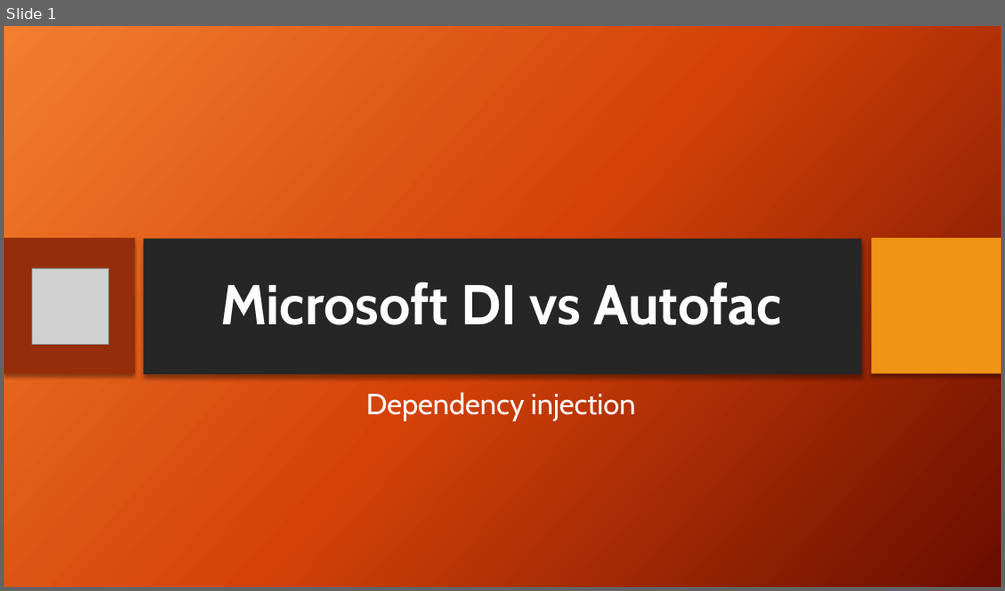
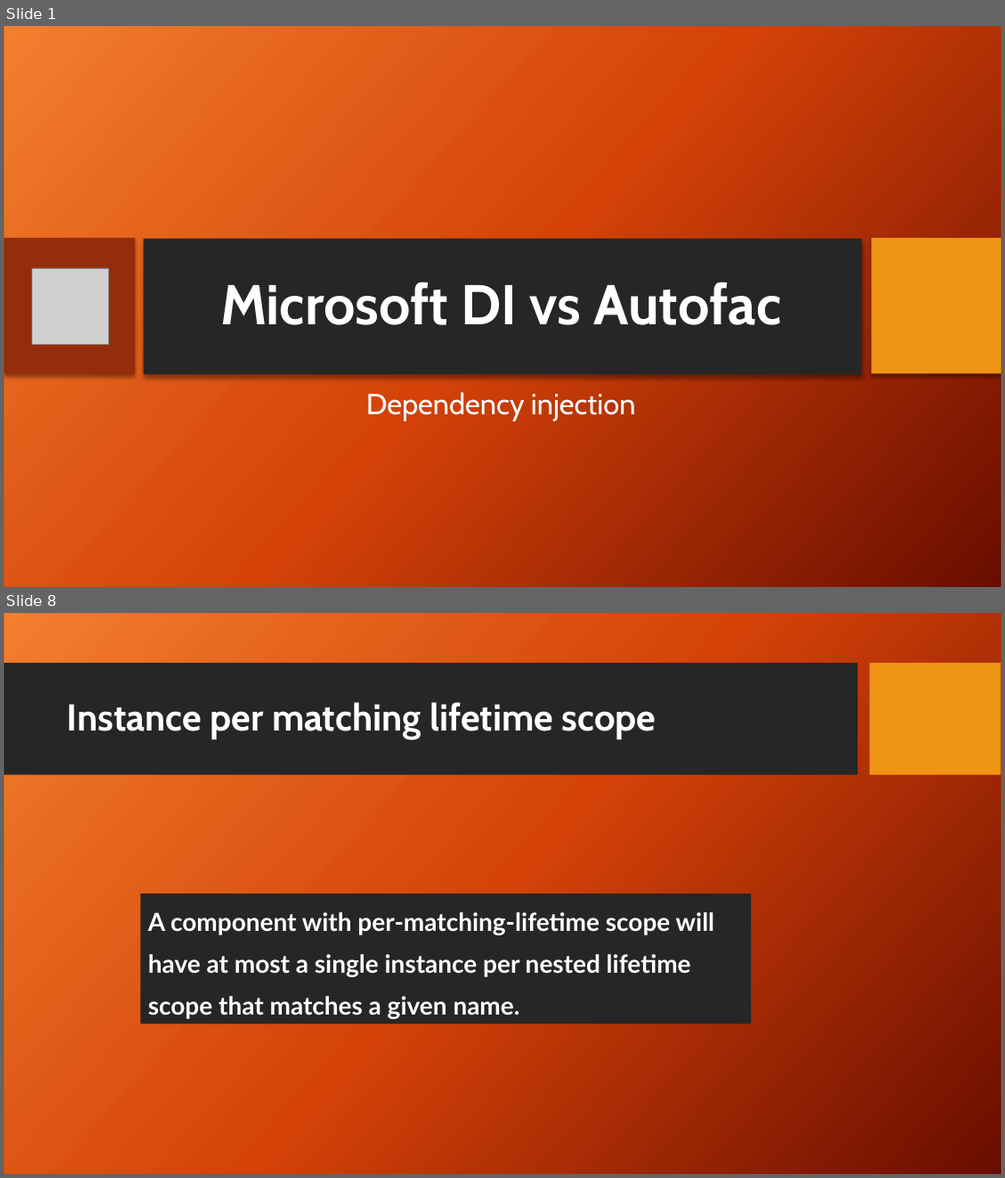
Before and after one commit to mohashan/MicrosoftDI_vs_Autofac, a slide deck: Microsoft DI vs Autofac.pptx. Shown one above the other, each under a label of ours: slide 1 before the commit, slides 1 and 8 after it; the slides between them are not shown. The pictures are 1005x591 and 1005x1178 pixels, drawn with LibreOffice and Linux fonts; fonts in the diff are those of the drawing; grey boxes stand for pictures; background and template pictures are left out. Boxes give left, top, right and bottom in pixels: in the first picture for what was removed or moved away, otherwise in the second. Text is boxed around its words. In the diff, an @@ line names an element or a change of style, - is before the commit and + after.

```diff
--- a/Microsoft DI vs Autofac.pptx
+++ b/Microsoft DI vs Autofac.pptx
@@ slide 8 added at bbox=[4, 613, 1001, 1174], background picture (left out) @@
@@ rectangle added at bbox=[4, 663, 858, 775], fill #262626 @@
@@ rectangle added at bbox=[870, 663, 1001, 775], fill #F09415 @@
@@ title added at bbox=[67, 702, 656, 739], 36 pt, text #FFFFFF, bold @@
+Instance per matching lifetime scope
@@ text added at bbox=[141, 893, 751, 1023], fill #262626, 24 pt, text #FFFFFF, bold @@
+A component with per-matching-lifetime scope will have at most a single instance per nested lifetime scope that matches a given name.
```
Also in this commit, not shown: 2 slides changed, 10 other slides added, 10 slides removed, 3 other files.
